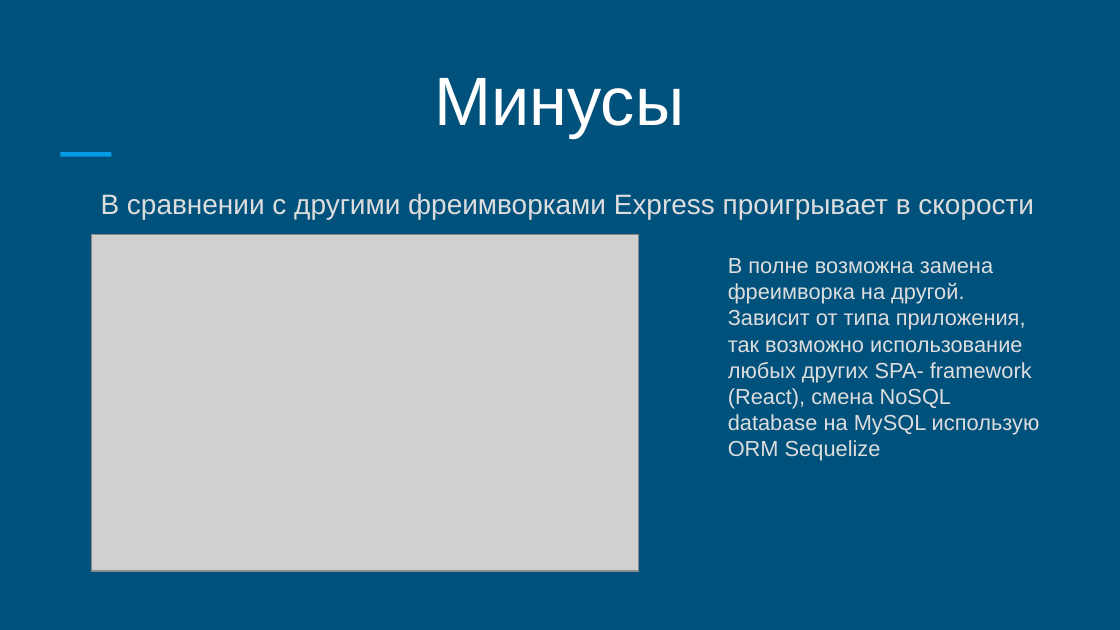
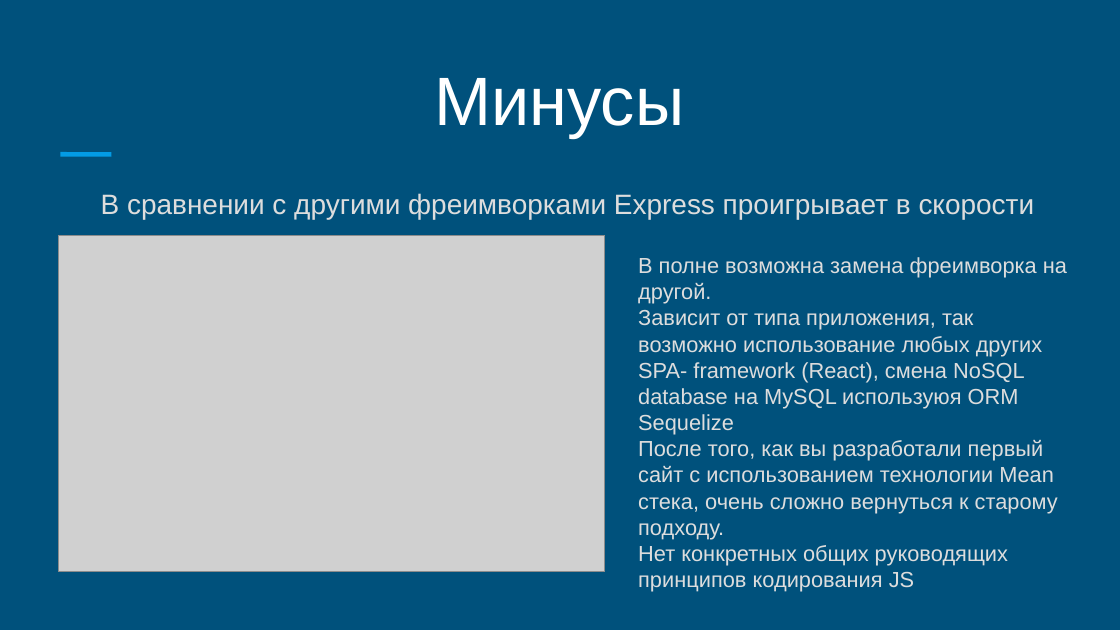
Before and after one commit to keylink/mean-stack, a slide deck: slide 38 of docs/mean.pptx. Drawn at 1120x630 pixels with LibreOffice and Linux fonts; fonts in the diff are those of the drawing; grey boxes stand for pictures. Boxes give left, top, right and bottom in pixels: in the first picture for what was removed or moved away, otherwise in the second. Text is boxed around its words. In the diff, an @@ line names an element or a change of style, - is before the commit and + after.

```diff
--- a/docs/mean.pptx
+++ b/docs/mean.pptx
@@ picture: place and size @@
-picture at (92, 234, 638, 571)
+picture at (58, 235, 605, 571)
@@ text "В полне возможна замена фреимворка ...": place and size @@
-text "В полне возможна замена фреимворка ..." at (728, 258, 1040, 461)
+text "В полне возможна замена фреимворка ..." at (638, 257, 1067, 592)
@@ text at (638, 310, 1058, 592): text changed @@
-Зависит от типа приложения, так возможно использование любых других SPA- framework (React), смена NoSQL database на MySQL использую ORM Sequelize
+Зависит от типа приложения, так возможно использование любых других SPA- framework (React), смена NoSQL database на MySQL используюя ORM Sequelize
+После того, как вы разработали первый сайт с использованием технологии Mean стека, очень сложно вернуться к старому подходу.
+Нет конкретных общих руководящих принципов кодирования JS
```
Also in this commit, not shown: 1 other slide changed, 1 slide added, 1 slide removed, 1 other file.
